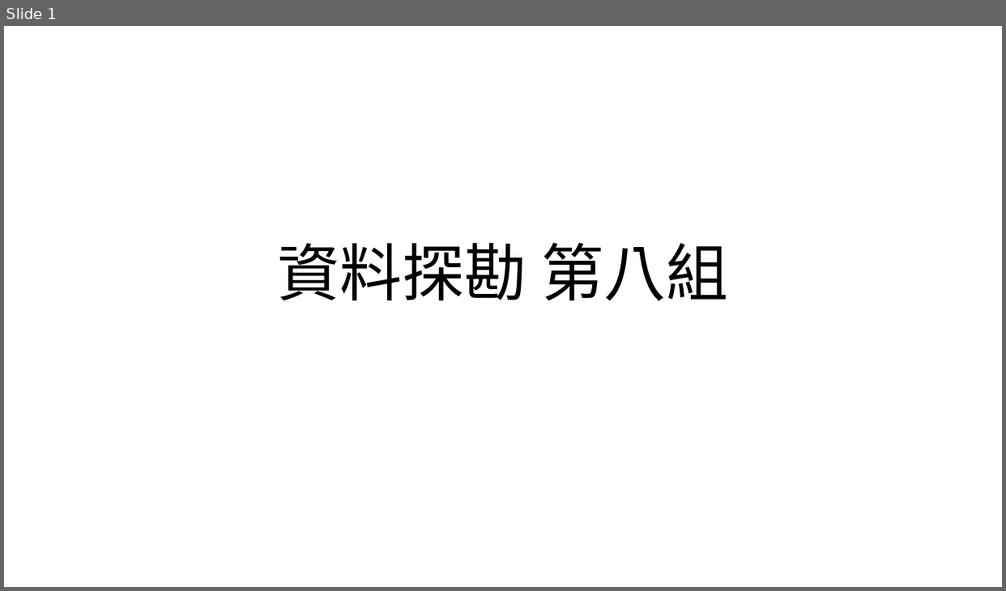
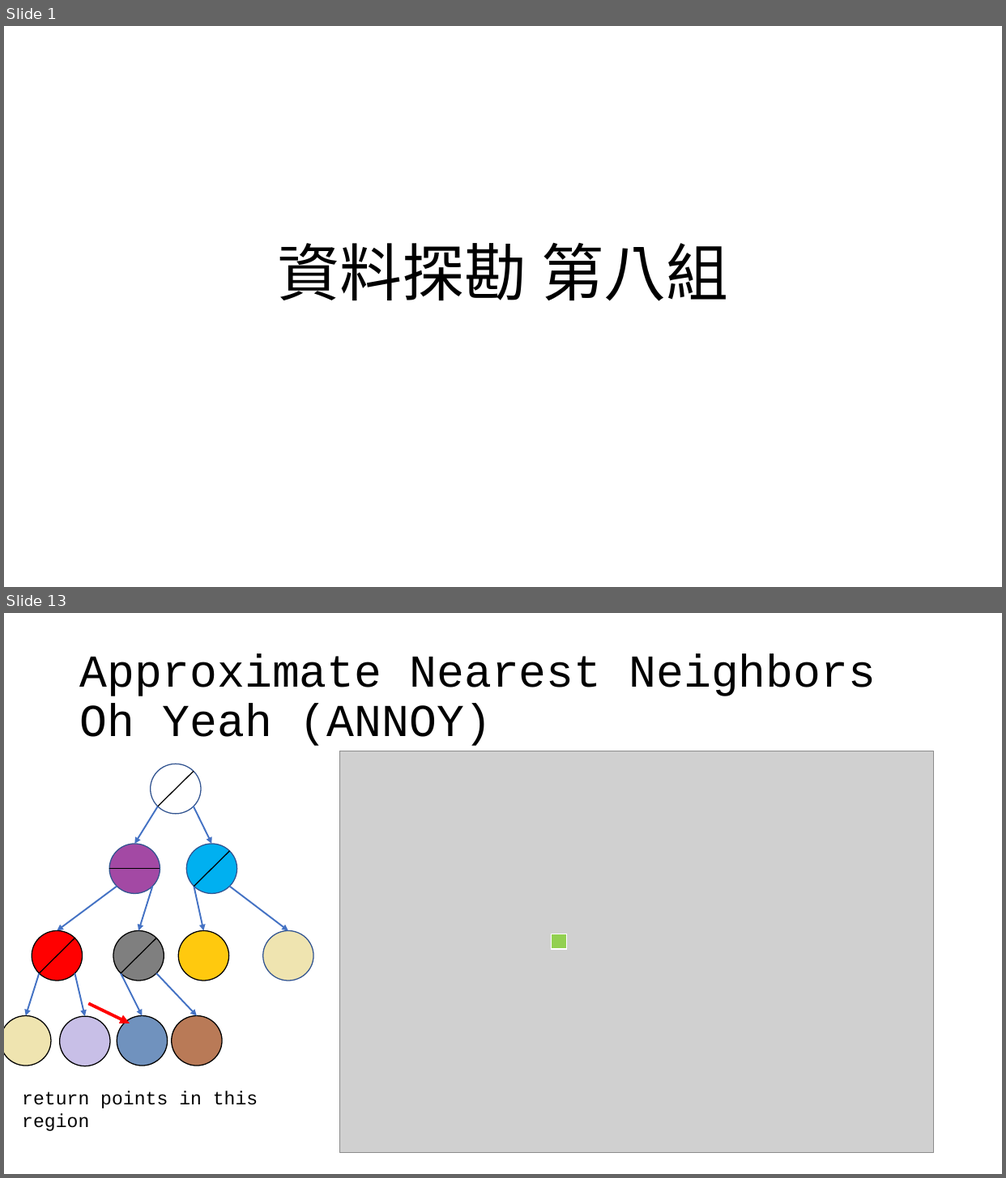
Before and after one commit to OEmiliatanO/CSE_data_mining, a slide deck: hw1/ppt/第八組.pptx. Shown one above the other, each under a label of ours: slide 1 before the commit, slides 1 and 13 after it; the slides between them are not shown. The pictures are 1006x591 and 1006x1178 pixels, drawn with LibreOffice and Linux fonts; fonts in the diff are those of the drawing; grey boxes stand for pictures. Boxes give left, top, right and bottom in pixels: in the first picture for what was removed or moved away, otherwise in the second. Text is boxed around its words. In the diff, an @@ line names an element or a change of style, - is before the commit and + after.

```diff
--- a/hw1/ppt/第八組.pptx
+++ b/hw1/ppt/第八組.pptx
@@ slide 13 added at box(4, 613, 1002, 1174), background #FFFFFF @@
@@ title added at box(80, 654, 876, 746), 44 pt, text #000000 @@
+Approximate Nearest Neighbors Oh Yeah (ANNOY)
@@ picture added at box(339, 752, 933, 1153) @@
@@ ellipse added at box(151, 764, 202, 815), fill #FFFFFF, outline #325491 1 pt @@
@@ line added from (157, 807) to (194, 771), #000000 1 pt @@
@@ arrow added from (157, 807) to (135, 844), #4472C4 1.5 pt @@
@@ arrow added from (194, 807) to (212, 844), #4472C4 1.5 pt @@
@@ ellipse added at box(109, 844, 160, 894), fill #A349A4, outline #325491 1 pt @@
@@ ellipse added at box(187, 844, 237, 894), fill #00B0F0, outline #325491 1 pt @@
@@ line added from (229, 851) to (194, 886), #000000 1 pt @@
@@ line added from (160, 869) to (109, 869), #000000 1 pt @@
@@ arrow added from (117, 886) to (57, 931), #4472C4 1.5 pt @@
@@ arrow added from (152, 886) to (138, 931), #4472C4 1.5 pt @@
@@ arrow added from (194, 886) to (204, 931), #4472C4 1.5 pt @@
@@ arrow added from (229, 886) to (288, 931), #4472C4 1.5 pt @@
@@ ellipse added at box(32, 931, 83, 982), fill #FF0000, outline #000000 1 pt @@
@@ line added from (75, 939) to (39, 973), #000000 1 pt @@
@@ ellipse added at box(113, 931, 164, 982), fill #7F7F7F, outline #000000 1 pt @@
@@ line added from (157, 939) to (121, 973), #000000 1 pt @@
@@ ellipse added at box(178, 931, 229, 982), fill #FFC90E, outline #000000 1 pt @@
@@ ellipse added at box(263, 931, 314, 982), fill #EFE4B0, outline #325491 1 pt @@
@@ rectangle added at box(552, 934, 566, 949), fill #92D050, outline #FFFFFF 1 pt @@
@@ arrow added from (39, 973) to (26, 1016), #4472C4 1.5 pt @@
@@ arrow added from (75, 973) to (85, 1016), #4472C4 1.5 pt @@
@@ arrow added from (121, 973) to (142, 1016), #4472C4 1.5 pt @@
@@ arrow added from (157, 973) to (197, 1016), #4472C4 1.5 pt @@
@@ ellipse added at box(4, 1016, 51, 1066), fill #EFE4B0, outline #000000 1 pt @@
@@ ellipse added at box(59, 1016, 110, 1067), fill #C8BFE7, outline #000000 1 pt @@
@@ arrow added from (88, 1003) to (130, 1024), #FF0000 3 pt @@
@@ ellipse added at box(117, 1016, 168, 1066), fill #7092BE, outline #000000 1 pt @@
@@ ellipse added at box(172, 1016, 223, 1066), fill #B97A57, outline #000000 1 pt @@
@@ text added at box(22, 1091, 258, 1131), 18 pt, text #000000 @@
+return points in this region
```
Also in this commit, not shown: 2 slides changed, 23 other slides added, 2 slides removed.
